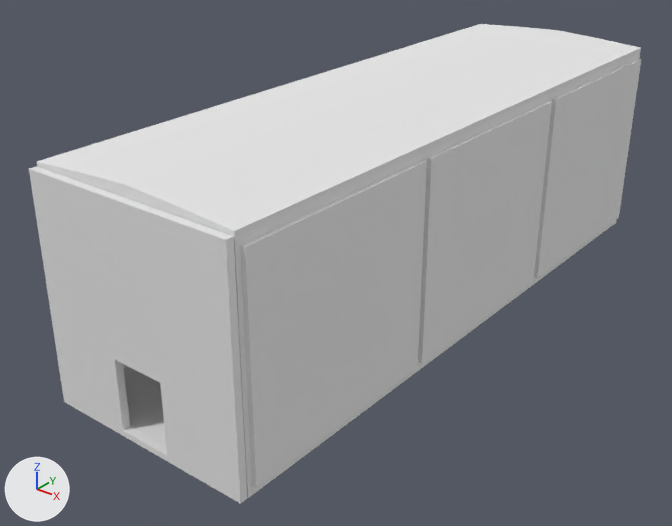
Two versions of the Blender file Blender Moderls/Level 3 On Train/TrainSet.blend, one commit apart.
One viewpoint serves both versions: a 50 mm camera at (18.89, -27.16, 17.39) aimed at (-0.99, -2.32, 1.99). Every picture has the same lights, and +X, +Y and +Z are marked at lower left.

Objects in the first picture: 'TrainPanel_Door', 'TrainSet'.
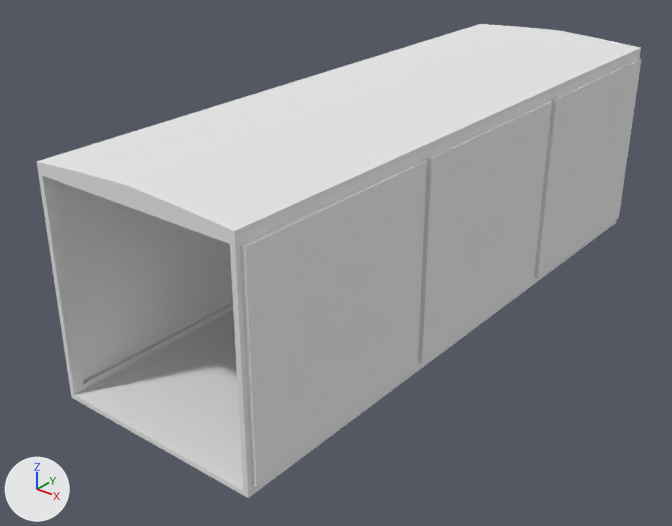
Changed parts and their boxes (x1, y1, x2, y2) in the pictures (672 x 526 px):
'TrainPanel_Door', hidden: before (29, 166, 247, 504)

The change, as a diff of the scene's bpy script:
```diff
--- a/Blender Moderls/Level 3 On Train/TrainSet.blend.py
+++ b/Blender Moderls/Level 3 On Train/TrainSet.blend.py
@@ ob_trainpanel_door @@
 ob_trainpanel_door.location = (0.0, 0.0, 0.0)
+ob_trainpanel_door.hide_viewport = True
```
